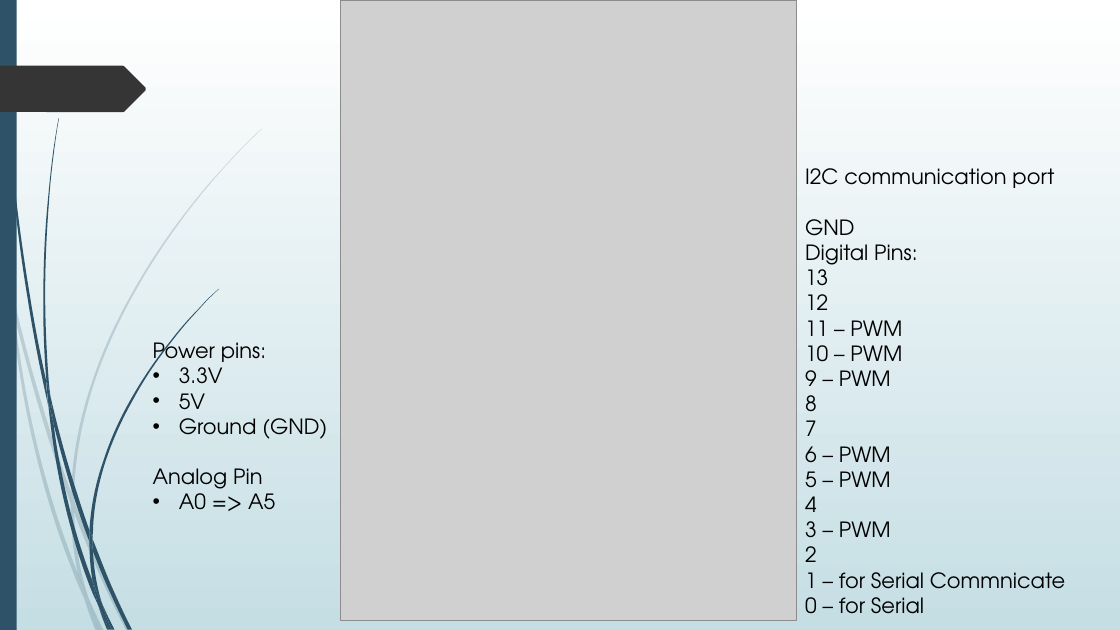
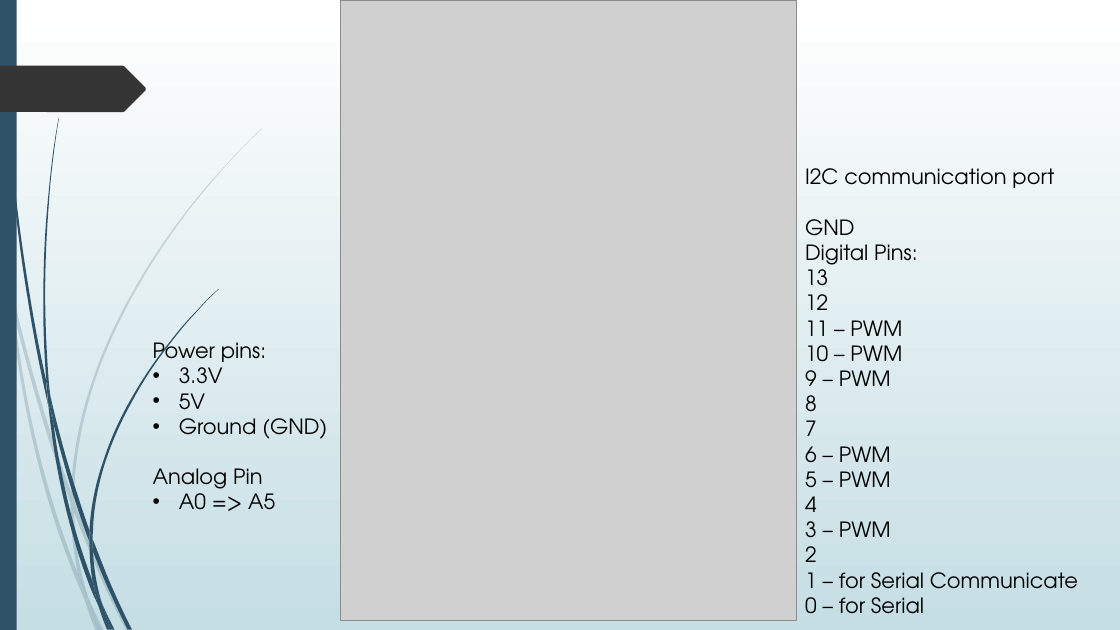
Before and after one commit to nxphi47/arduinoWSntuoss, a slide deck: slide 3 of Arduino_workshop.pptx. Drawn at 1120x630 pixels with LibreOffice and Linux fonts; fonts in the diff are those of the drawing; grey boxes stand for pictures. Boxes give left, top, right and bottom in pixels: in the first picture for what was removed or moved away, otherwise in the second. Text is boxed around its words. In the diff, an @@ line names an element or a change of style, - is before the commit and + after.

```diff
--- a/Arduino_workshop.pptx
+++ b/Arduino_workshop.pptx
@@ text at (x1=805, y1=572, x2=1078, y2=598): text changed @@
-1 – for Serial Commnicate
+1 – for Serial Communicate
```
Also in this commit, not shown: 3 other slides changed, 1 other file.
